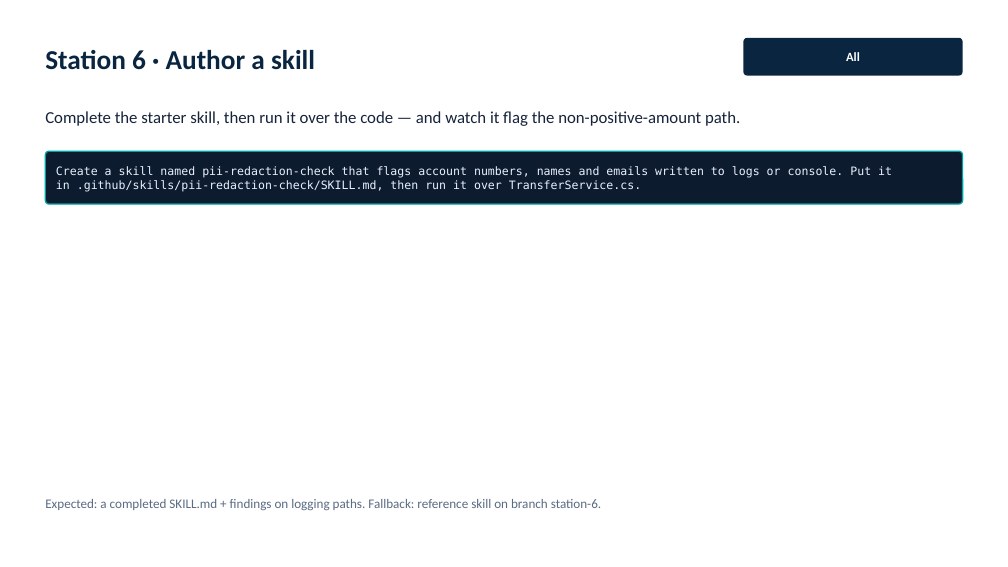
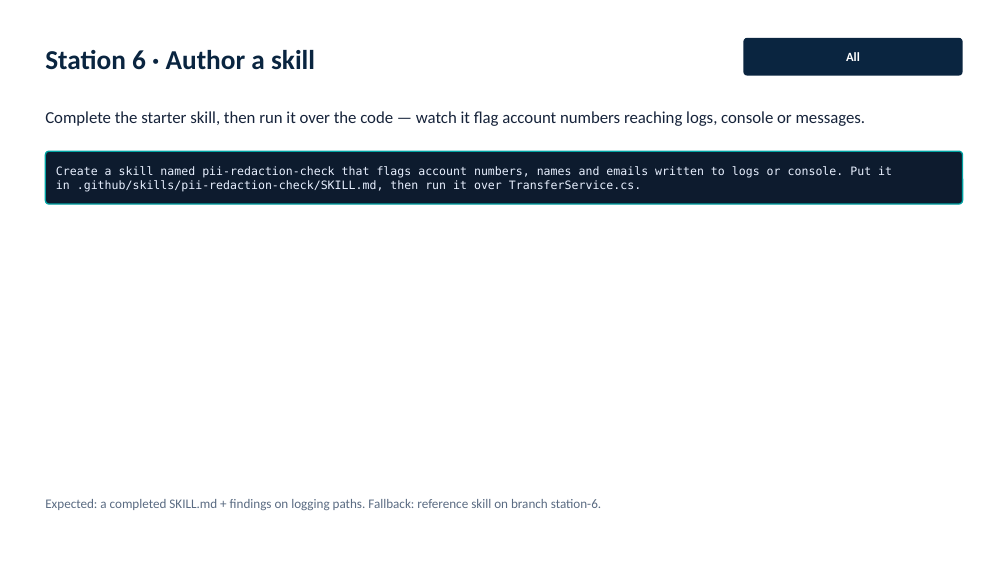
Before and after one commit to amilos/agentic-coding-101, a slide deck: slide 25 of slides/agentic-coding-101.pptx. Drawn at 1008x567 pixels with LibreOffice and Linux fonts; fonts in the diff are those of the drawing. Boxes give left, top, right and bottom in pixels: in the first picture for what was removed or moved away, otherwise in the second. Text is boxed around its words. In the diff, an @@ line names an element or a change of style, - is before the commit and + after.

```diff
--- a/slides/agentic-coding-101.pptx
+++ b/slides/agentic-coding-101.pptx
@@ text at (45, 111, 866, 126): text changed @@
-Complete the starter skill, then run it over the code — and watch it flag the non-positive-amount path.
+Complete the starter skill, then run it over the code — watch it flag account numbers reaching logs, console or messages.
```
Also in this commit, not shown: 8 other slides changed, 15 other files.
